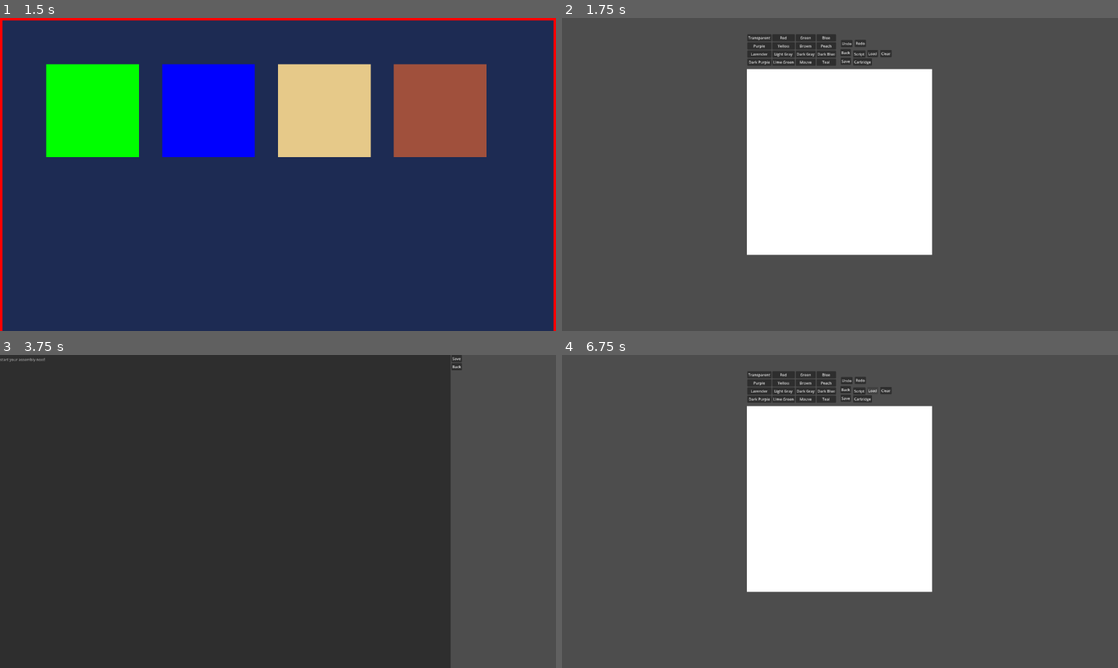
Above: before the commit, frames 1-4 (two rows, left to right).
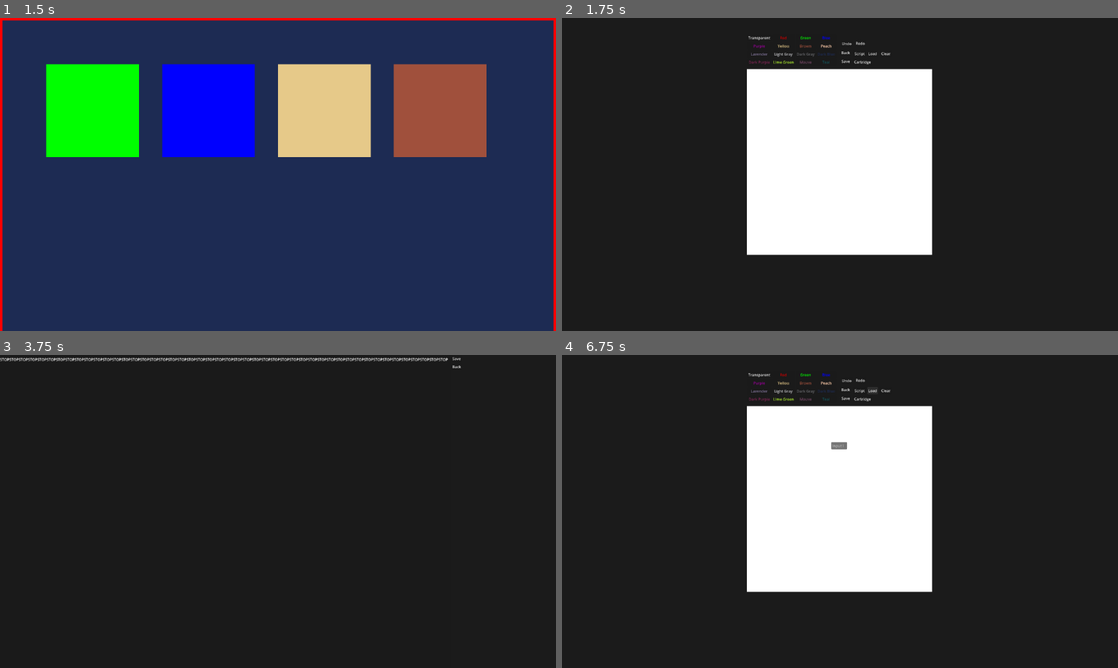
Above: after the commit, the same moments.

Repository: bobis1/godot-fantasy-console
Game: Godot game, scene res://main.tscn
Same seed, same stepped clock (60 frames per second), same inputs: the game is played once before the commit and once after it.
Inputs (mouse positions are in pixels of both pictures, inside the frame that each line leads up to):
- Up to frame 1 (1.5 s): tap Enter at 0.5 s; move the mouse to (400, 158) at 0.52 s; hold D (RIGHT) 0.53-1.28 s; hold Q (A) 0.53-1.28 s; click (400, 158) at 0.67 s; tap E (B) at 0.8, 1.35 s; tap Space at 1.25 s; move the mouse to (166, 190) at 1.27 s; hold S (DOWN) from 1.28 s (still down)
- Up to frame 2 (1.75 s): keep holding S (DOWN); tap R at 1.55 s
- Up to frame 3 (3.75 s): release S (DOWN) at 2 s; click "Back" at 2 s; tap Enter at 2.75 s; move the mouse to (333, 442) at 2.77 s; hold D (RIGHT) 2.78-3.5 s; hold R 2.78-3.5 s; tap Q (A) at 3.05 s; click "Script" at 3.5 s
- Up to frame 4 (6.75 s): click "Back" at 4.25 s; tap Space at 5 s; move the mouse to (812, 574) at 5.02 s; hold W (UP) 5.03-5.78 s; tap Q (A) at 5.1 s; click (812, 574) at 5.17 s; tap E (B) at 5.3 s; tap Enter at 5.75 s; move the mouse to (1006, 558) at 5.77 s; hold A (LEFT) 5.78-6.5 s; hold E (B) 5.78-6.5 s; tap R at 6.05 s; click "Load" at 6.5 s

Frame 1 is identical in both runs. In frame 2, 79% of the frame differs, in the area x 0-100%, y 0-100%; in frame 3, 20%; in frame 4, 79%.
Error before the commit: Invalid assignment of property or key 'visible' with value of type 'bool' on a base object of type 'Nil'. (res://Scripts/canvas.gd:266)

Commit message:
Worked on getting a decompiler for when you load in a cartridge

Diff:
--- a/Editor.tscn
+++ b/Editor.tscn
@@ -25,66 +25,81 @@
 
 [node name="Red" type="Button" parent="Control/Color Select" unique_id=225891971]
 layout_mode = 2
+theme_override_colors/font_color = Color(0.77489054, 0, 0, 1)
 text = "Red"
 
 [node name="Green" type="Button" parent="Control/Color Select" unique_id=1629499888]
 layout_mode = 2
+theme_override_colors/font_color = Color(0, 1, 0, 1)
 text = "Green"
 
 [node name="Blue" type="Button" parent="Control/Color Select" unique_id=672725805]
 layout_mode = 2
+theme_override_colors/font_color = Color(0, 0, 1, 1)
 text = "Blue"
 
 [node name="Purple" type="Button" parent="Control/Color Select" unique_id=2125535759]
 layout_mode = 2
+theme_override_colors/font_color = Color(0.5882353, 0, 0.5882353, 1)
 text = "Purple
 "
 
 [node name="Yellow" type="Button" parent="Control/Color Select" unique_id=1307727372]
 layout_mode = 2
+theme_override_colors/font_color = Color(0.9019608, 0.7882353, 0.5372549, 1)
 text = "Yellow"
 
 [node name="Brown" type="Button" parent="Control/Color Select" unique_id=1103490542]
 layout_mode = 2
+theme_override_colors/font_color = Color(0.627451, 0.3137255, 0.23529412, 1)
 text = "Brown"
 
 [node name="Peach" type="Button" parent="Control/Color Select" unique_id=1540615849]
 layout_mode = 2
+theme_override_colors/font_color = Color(1, 0.8, 0.6666667, 1)
 text = "Peach"
 
 [node name="Lavender" type="Button" parent="Control/Color Select" unique_id=382474521]
 layout_mode = 2
+theme_override_colors/font_color = Color(0.5137255, 0.4627451, 0.6117647, 1)
 text = "Lavender"
 
 [node name="Light Gray" type="Button" parent="Control/Color Select" unique_id=235202830]
 layout_mode = 2
+theme_override_colors/font_color = Color(0.7607843, 0.7647059, 0.78039217, 1)
 text = "Light Gray"
 
 [node name="Dark Gray" type="Button" parent="Control/Color Select" unique_id=1401865839]
 layout_mode = 2
+theme_override_colors/font_color = Color(0.40784314, 0.4117647, 0.42745098, 1)
 text = "Dark Gray"
 
 [node name="Dark Blue" type="Button" parent="Control/Color Select" unique_id=899988570]
 layout_mode = 2
+theme_override_colors/font_color = Color(0.11372549, 0.16862746, 0.3254902, 1)
 text = "Dark Blue"
 
 [node name="Dark Purple" type="Button" parent="Control/Color Select" unique_id=1177819336]
 layout_mode = 2
+theme_override_colors/font_color = Color(0.49411765, 0.14509805, 0.3254902, 1)
 text = "Dark Purple"
 
 [node name="Lime Green" type="Button" parent="Control/Color Select" unique_id=1346545125]
 layout_mode = 2
+theme_override_colors/font_color = Color(0.65882355, 0.90588236, 0.18039216, 1)
 text = "Lime Green"
 
 [node name="Mauve" type="Button" parent="Control/Color Select" unique_id=1750558923]
 layout_mode = 2
+theme_override_colors/font_color = Color(0.45882353, 0.27450982, 0.39607844, 1)
 text = "Mauve"
 
 [node name="Teal" type="Button" parent="Control/Color Select" unique_id=547664355]
 layout_mode = 2
+theme_override_colors/font_color = Color(0.07058824, 0.3254902, 0.34901962, 1)
 text = "Teal"
 
-[node name="ColorRect" type="ColorRect" parent="Control" unique_id=1824463377 node_paths=PackedStringArray("NamingPopup")]
+[node name="ColorRect" type="ColorRect" parent="Control" unique_id=1824463377 node_paths=PackedStringArray("NamingPopup", "LoadingPopup")]
 layout_mode = 0
 offset_top = 151.0
 offset_right = 40.0
@@ -92,6 +107,7 @@
 scale = Vector2(20, 20)
 script = ExtResource("2_1qsck")
 NamingPopup = NodePath("../../NamingPopup")
+LoadingPopup = NodePath("../../LoadingPopup")
 
 [node name="Save" type="Button" parent="Control" unique_id=4781677]
 layout_mode = 0
@@ -129,10 +145,10 @@
 
 [node name="Scripting" type="Button" parent="Control" unique_id=1062963334]
 layout_mode = 0
-offset_left = 459.0
-offset_top = 70.0
-offset_right = 512.0
-offset_bottom = 101.0
+offset_left = 461.0
+offset_top = 68.0
+offset_right = 514.0
+offset_bottom = 99.0
 text = "Script"
 
 [node name="Cartridge" type="Button" parent="Control" unique_id=820902017]
@@ -182,6 +198,22 @@
 offset_right = 1435.0
 offset_bottom = 406.0
 placeholder_text = "Sprite Index"
+
+[node name="LoadingPopup" type="Control" parent="." unique_id=275138829]
+visible = false
+layout_mode = 3
+anchors_preset = 0
+offset_left = 1162.0
+offset_top = 376.0
+offset_right = 1202.0
+offset_bottom = 416.0
+
+[node name="LoadingLineEdit" type="LineEdit" parent="LoadingPopup" unique_id=1478793063]
+layout_mode = 0
+offset_right = 68.5
+offset_bottom = 31.0
+placeholder_text = "Input Index"
+emoji_menu_enabled = false
 
 [connection signal="pressed" from="Control/Color Select/Black" to="Control/ColorRect" method="_on_black_pressed"]
 [connection signal="pressed" from="Control/Color Select/Red" to="Control/ColorRect" method="_on_red_pressed"]
@@ -210,3 +242,4 @@
 [connection signal="text_submitted" from="NamingPopup/LineEdit" to="Control/ColorRect" method="_on_line_edit_text_submitted"]
 [connection signal="text_changed" from="NamingPopup/SpriteIndex" to="Control/ColorRect" method="_on_sprite_index_text_changed"]
 [connection signal="text_submitted" from="NamingPopup/SpriteIndex" to="Control/ColorRect" method="_on_sprite_index_text_submitted"]
+[connection signal="text_submitted" from="LoadingPopup/LoadingLineEdit" to="Control/ColorRect" method="_on_loading_line_edit_text_submitted"]
--- a/Scripting.tscn
+++ b/Scripting.tscn
@@ -22,6 +22,7 @@
 [node name="CodeEdit" type="CodeEdit" parent="Control/HBoxContainer" unique_id=271707587]
 layout_mode = 2
 size_flags_horizontal = 3
+theme_override_colors/font_color = Color(1, 1, 1, 1)
 placeholder_text = "start your assembly now!"
 
 [node name="VBoxContainer" type="VBoxContainer" parent="Control/HBoxContainer" unique_id=591266467]
--- a/Scripts/canvas.gd
+++ b/Scripts/canvas.gd
@@ -19,7 +19,6 @@
 var loadingIndex: int
 var loadingPath: String
 @export var NamingPopup: Control
-@export var LoadingFileDialouge: FileDialog
 @export var LoadingPopup: Control
 
 var palette = [
@@ -208,13 +207,6 @@
 
 func _on_line_edit_text_submitted(new_text: String) -> void:
 	spriteName = new_text
-	#var file = FileAccess.open("user://"+ str(SpriteIndex) +spriteName+".dat", FileAccess.WRITE)
-	#file.store_buffer(get_sprite_as_buffer())
-	#sprite_data.append_array(get_sprite_as_buffer())
-	#Globals.isLoaded = false
-	#isNameSubmitted = true
-	#if isIndexSubmitted && isNameSubmitted:
-			#NamingPopup.visible = false
 	var packedSprite = get_sprite_as_buffer()
 	var start = SpriteIndex * 32
 	for i in range(32):
@@ -264,7 +256,6 @@
 
 func _on_load_pressed() -> void:
 	LoadingPopup.visible = true
-	LoadingFileDialouge.popup_centered()
 	pass
 
 
@@ -285,10 +276,6 @@
 	pass
 
 
-func _on_loadfrom_file_pressed() -> void:
-	pass
-
-
 func _on_clear_pressed() -> void:
 	sprite_data.resize(grid_size * grid_size)
 	sprite_data.fill(0)
@@ -305,3 +292,15 @@
 
 	history.append(current_version)
 	history_index += 1
+
+
+func _on_loading_line_edit_text_submitted(new_text: String) -> void:
+	var index = new_text.to_int()
+	var start = 0x4B32
+	var SpriteBuffer: PackedByteArray
+	SpriteBuffer.resize(32)
+	for i in range(32):
+		SpriteBuffer[i] = Globals.ram[index * 32 + i + start]
+	load_sprite_from_buffer(SpriteBuffer)
+	LoadingPopup.visible = false
+	pass
--- a/Scripts/cpu.gd
+++ b/Scripts/cpu.gd
@@ -69,7 +69,7 @@
 			SUB:
 				var addr = Globals.ram[Globals.pc + 1]
 				Globals.ram[addr] = Globals.ram[Globals.pc + 1] - Globals.ram[Globals.pc + 2]
-				Globals.pc += 5
+				Globals.pc += 3
 			JMP:
 				Globals.pc = (Globals.ram[Globals.pc + 1] * 256) + Globals.ram[Globals.pc + 2]
 			SPR:
@@ -119,9 +119,9 @@
 			"SUB":
 				bytecode.append(SUB)
 				bytecode.append(tokens[1].to_int() / 256)
+				bytecode.append(tokens[1].to_int() % 256)
+				bytecode.append(tokens[2].to_int() / 256)
 				bytecode.append(tokens[2].to_int() % 256)
-				bytecode.append(tokens[3].to_int() / 256)
-				bytecode.append(tokens[4].to_int() % 256)
 			"JMP":
 				bytecode.append(JMP)
 				bytecode.append(tokens[1].to_int() / 256)
--- a/project.godot
+++ b/project.godot
@@ -13,7 +13,7 @@
 config/name="FantasyConsole"
 run/main_scene="uid://dc8npbms3xwpb"
 config/features=PackedStringArray("4.6", "Forward Plus")
-boot_splash/bg_color=Color(0.27421808, 0.40613085, 0.34870723, 1)
+boot_splash/bg_color=Color(0, 0, 0, 1)
 boot_splash/show_image=false
 boot_splash/use_filter=false
 config/icon="res://icon.svg"
@@ -73,3 +73,4 @@
 
 textures/canvas_textures/default_texture_filter=0
 rendering_device/driver.windows="d3d12"
+environment/defaults/default_clear_color=Color(0.1056141, 0.10561419, 0.10561416, 1)
--- a/scripting.gd
+++ b/scripting.gd
@@ -13,12 +13,14 @@
 	ADD, #Adds two registers
 	SUB,
 	JMP,
-	SPR
+	SPR,
+	IF
 }
 
 # Called when the node enters the scene tree for the first time.
 func _ready() -> void:
-	pass # Replace with function body.
+	CodeEditor.text=decompile(Globals.ram.size() - 20480)
+	pass
 
 
 # Called every frame. 'delta' is the elapsed time since the previous frame.
@@ -40,13 +42,6 @@
 	var bytecode = compile(file)
 	for i in range(bytecode.size()):
 		Globals.ram[0x5000+i] = bytecode[i]
-	print("Bytecode: ", bytecode)
-	print("Bytecode size: ", bytecode.size())
-	print("RAM at 0x5000: ", Globals.ram[0x5000])
-	print("RAM at 0x5001: ", Globals.ram[0x5001])
-	print("RAM at 0x5002: ", Globals.ram[0x5002])
-	print("RAM at 0x5003: ", Globals.ram[0x5003])
-	print("PC after compile: ", Globals.pc)
 	Globals.isRunning = false
 	Globals.isStopped = false
 	Globals.pc = 0x5000
@@ -97,7 +92,65 @@
 				bytecode.append(tokens[1].to_int())
 				bytecode.append(tokens[2].to_int())
 				bytecode.append(tokens[3].to_int())
+			"IF":
+				bytecode.append(IF)
+				bytecode.append(tokens[1].to_int())
+				bytecode.append(tokens[2].to_int())
+				bytecode.append(tokens[3].to_int())
 	return bytecode
+
+
+func decompile(length: int) -> String:
+	var pc = 20480 # 0x5000
+	var assemblyText: String
+	while pc < 20480 + length:
+		var opcode = Globals.ram[pc]
+		match opcode:
+			MOV_R_V:
+				var reg = Globals.ram[pc + 1]
+				var val = Globals.ram[pc + 2]
+				assemblyText += "MOV_R_V" +" "+ str(reg) +" "+ str(val) + "\n"
+				pc += 3
+			STOP:
+				assemblyText += "STOP"
+				pc += 1
+			MOV_R_R:
+				var reg1 = Globals.ram[pc + 1]
+				var reg2 = Globals.ram[pc + 2]
+				assemblyText += "MOV_R_R" +" " + str(reg1) + " " + str(reg2) + "\n"
+				pc += 3
+			WRITE:
+				var addr = (Globals.ram[pc + 1]*256 + Globals.ram[pc +2])
+				var val = Globals.ram[pc + 3]
+				assemblyText += "WRITE" + " " + str(addr) + " " + str(val) + "\n"
+				pc += 4
+			ADD:
+				var R1 = Globals.ram[pc + 1]
+				var R2 = Globals.ram[pc + 2]
+				assemblyText += "ADD" + " " + str(R1) + " " + str(R2) + "\n"
+				pc += 3
+			SUB:
+				var addr = (Globals.ram[pc + 1] * 256 + Globals.ram[pc + 2])
+				var val = (Globals.ram[pc + 3] * 256 + Globals.ram[pc + 4])
+				assemblyText += "SUB" + " " + str(addr) + " " + str(val) + "\n"
+				pc += 5
+			JMP:
+				var addr = (Globals.ram[pc + 1] * 256 + Globals.ram[pc + 2])
+				assemblyText += "JMP" + " " + str(addr) + "\n"
+				pc += 3
+			SPR:
+				var index = Globals.ram[pc + 1]
+				var x = Globals.ram[pc + 2]
+				var y = Globals.ram[pc + 3]
+				assemblyText += "SPR" + " " + str(index) + " " + str(x) + " " + str(y) + "\n"
+				pc += 4
+			IF:
+				var val1 = Globals.ram[pc + 1]
+				var val2 = Globals.ram[pc + 2]
+				var pcInc = Globals.ram[pc + 3]
+				assemblyText += "IF" + " " + str(val1) + "  " + str(val2) + " " + str(pcInc) + "\n"
+				pc += 4
+	return assemblyText
 
 
 func _on_back_pressed() -> void:
